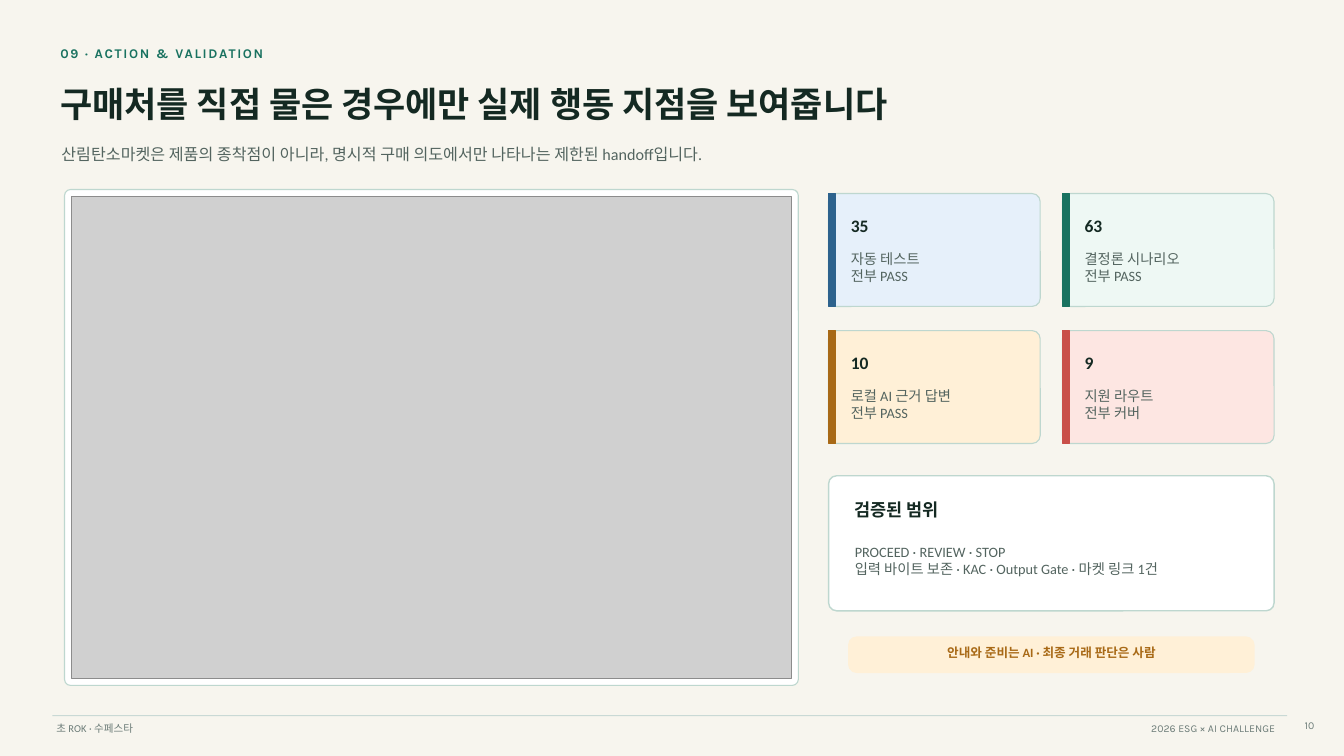
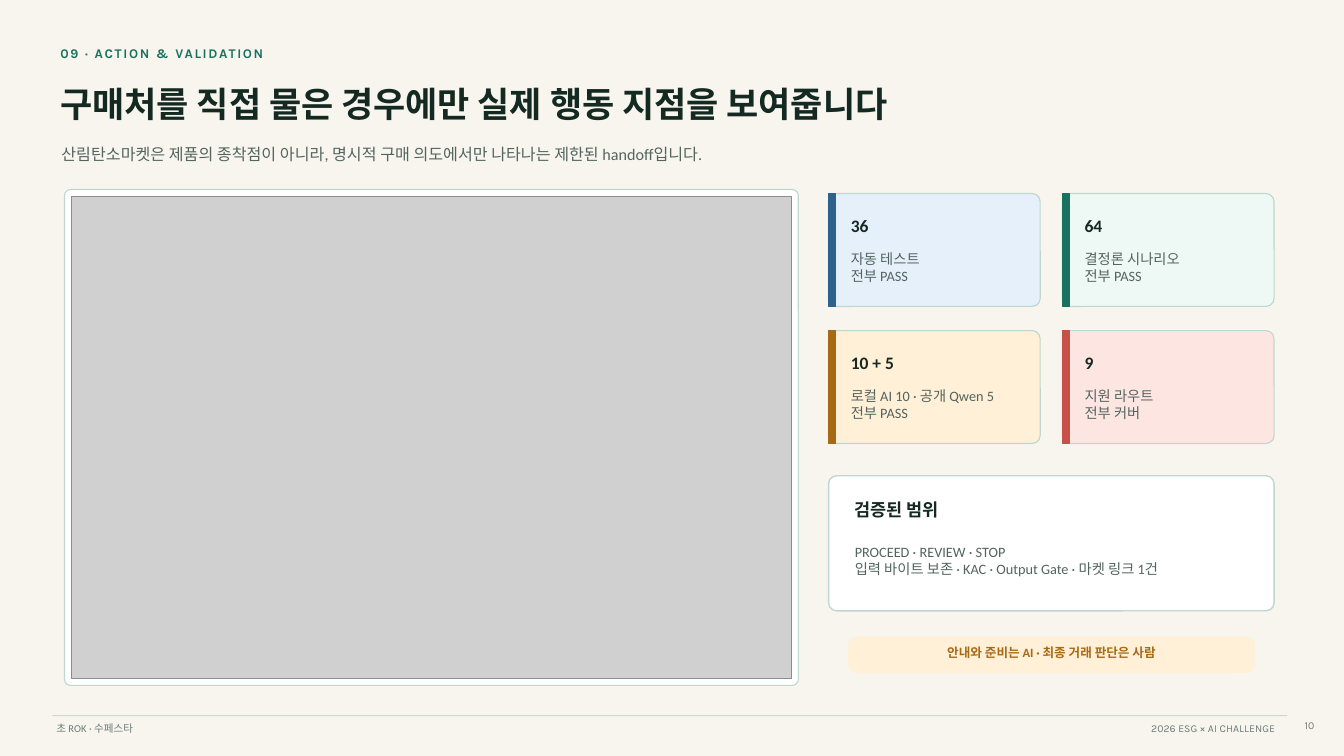
Before and after one commit to pak3430/supestar-esg-ai, a slide deck: slide 10 of 09_submission/02_presentation/초ROK_수페스타_발표자료.pptx. Drawn at 1344x756 pixels with LibreOffice and Linux fonts; fonts in the diff are those of the drawing; grey boxes stand for pictures. Boxes give left, top, right and bottom in pixels: in the first picture for what was removed or moved away, otherwise in the second. Text is boxed around its words. In the diff, an @@ line names an element or a change of style, - is before the commit and + after.

Commit message:
Document verified Qwen Cloud deployment

```diff
--- a/09_submission/02_presentation/초ROK_수페스타_발표자료.pptx
+++ b/09_submission/02_presentation/초ROK_수페스타_발표자료.pptx
@@ text at [851, 220, 869, 232]: text changed @@
-35
+36
@@ text at [1085, 220, 1103, 232]: text changed @@
-63
+64
@@ text at [851, 357, 894, 369]: text changed @@
-10
+10 + 5
@@ text at [851, 389, 994, 403]: text changed @@
-로컬 AI 근거 답변
+로컬 AI 10 · 공개 Qwen 5
```
Also in this commit, not shown: 3 other slides changed, 23 other files.
